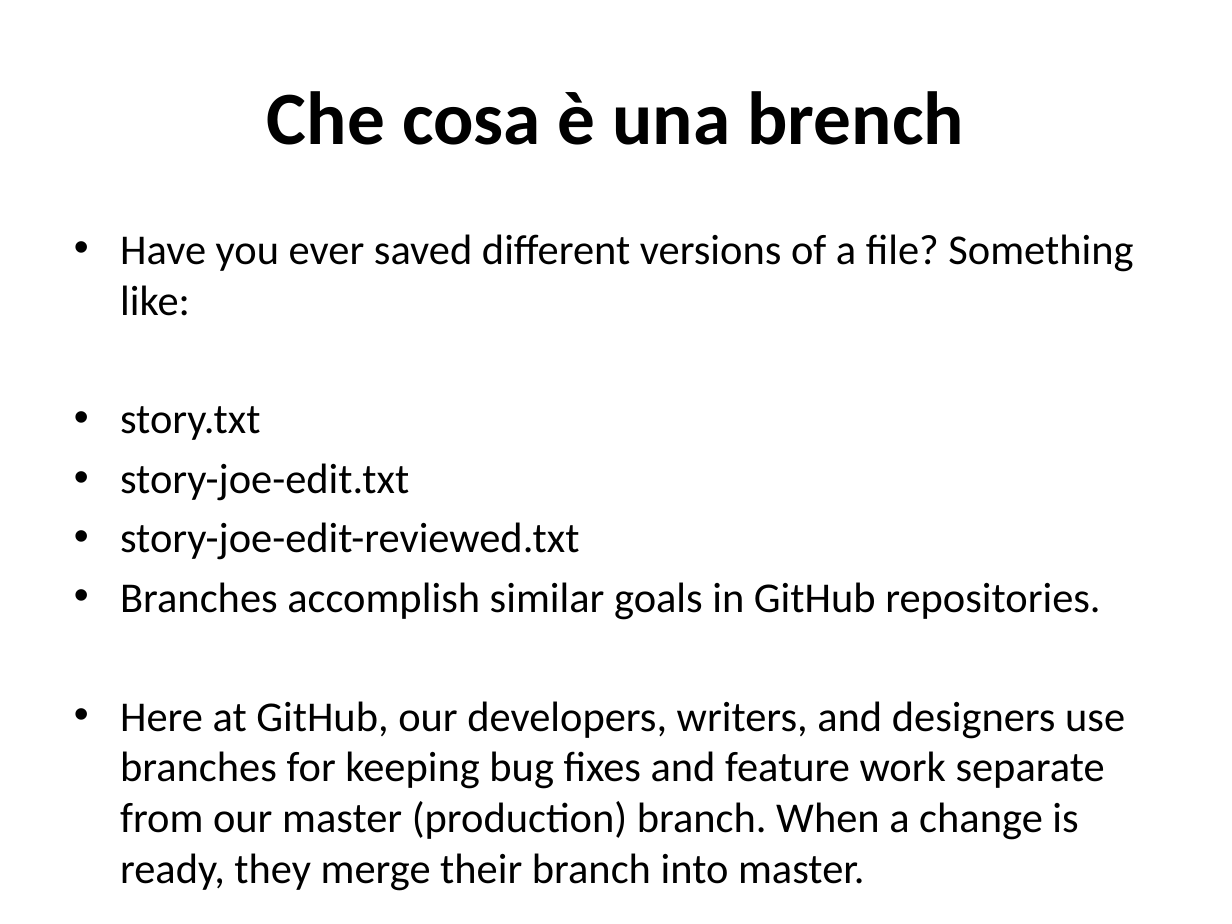
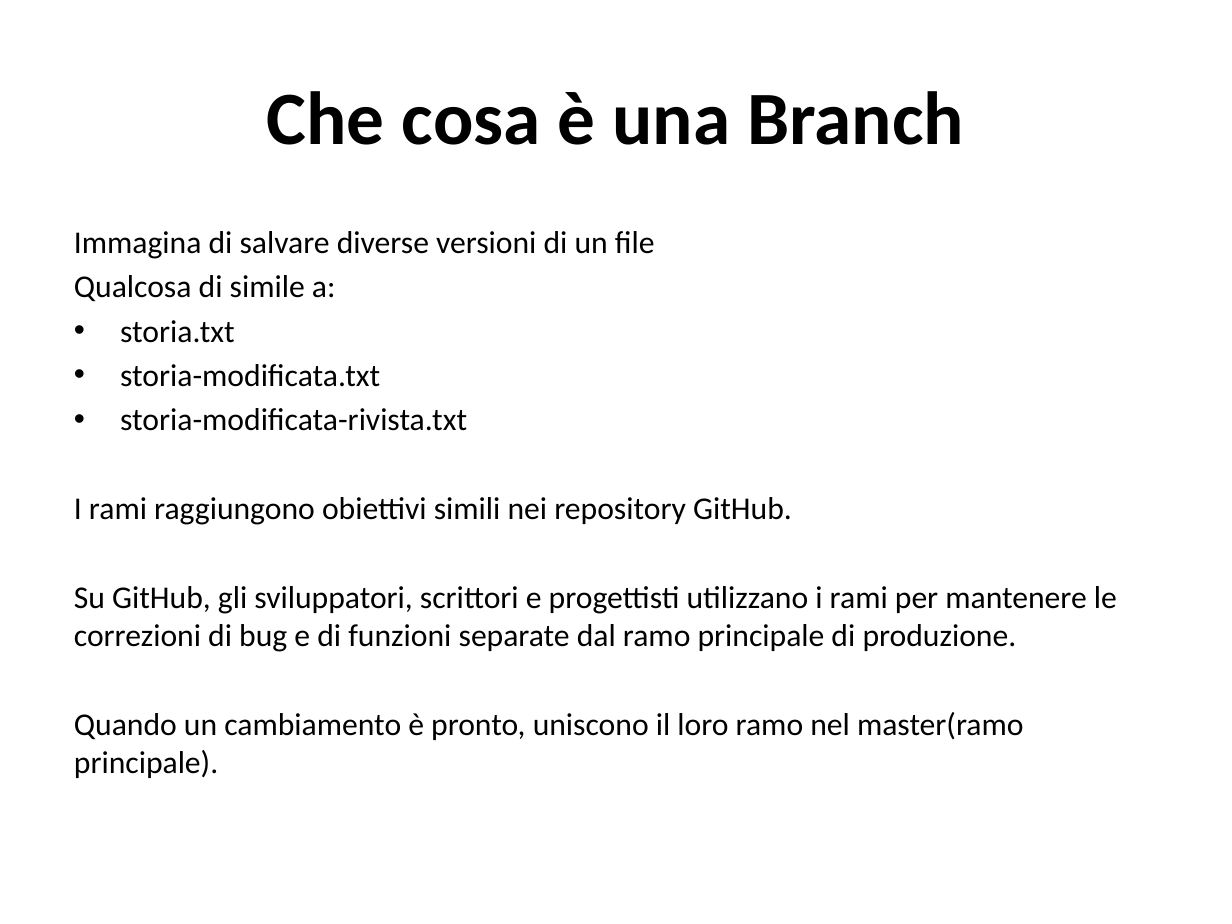
Before and after one commit to TeamEngim/GitHub-Introduction, a slide deck: slide 11 of Primi passi su GitHub.pptx. Drawn at 1232x924 pixels with LibreOffice and Linux fonts; fonts in the diff are those of the drawing. Boxes give left, top, right and bottom in pixels: in the first picture for what was removed or moved away, otherwise in the second. Text is boxed around its words. In the diff, an @@ line names an element or a change of style, - is before the commit and + after.

```diff
--- a/Primi passi su GitHub.pptx
+++ b/Primi passi su GitHub.pptx
@@ title at [267, 91, 964, 145]: text changed @@
-Che cosa è una brench
+Che cosa è una Branch
@@ text at [74, 231, 1117, 778]: text changed; size 24.8 to 18.5 pt @@
-• Have you ever saved different versions of a file? Something like:
-• story.txt
-• story-joe-edit.txt
-• story-joe-edit-reviewed.txt
-• Branches accomplish similar goals in GitHub repositories.
-• Here at GitHub, our developers, writers, and designers use branches for keeping bug fixes and feature work separate from our master (production) branch. When a change is ready, they merge their branch into master.
+Immagina di salvare diverse versioni di un file
+Qualcosa di simile a:
+• storia.txt
+• storia-modificata.txt
+• storia-modificata-rivista.txt
+I rami raggiungono obiettivi simili nei repository GitHub.
+Su GitHub, gli sviluppatori, scrittori e progettisti utilizzano i rami per mantenere le correzioni di bug e di funzioni separate dal ramo principale di produzione.
+Quando un cambiamento è pronto, uniscono il loro ramo nel master(ramo principale).
```
Also in this commit, not shown: 7 other slides changed, 25 slides added, 2 slides removed.
